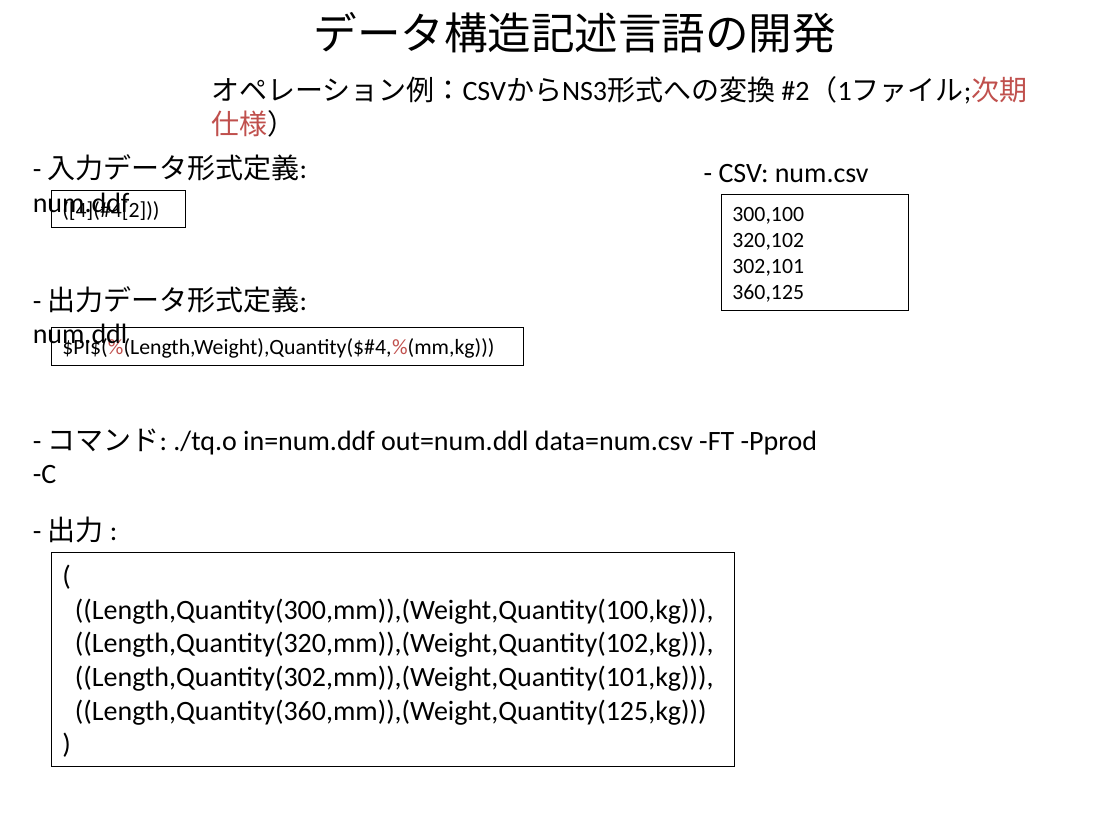
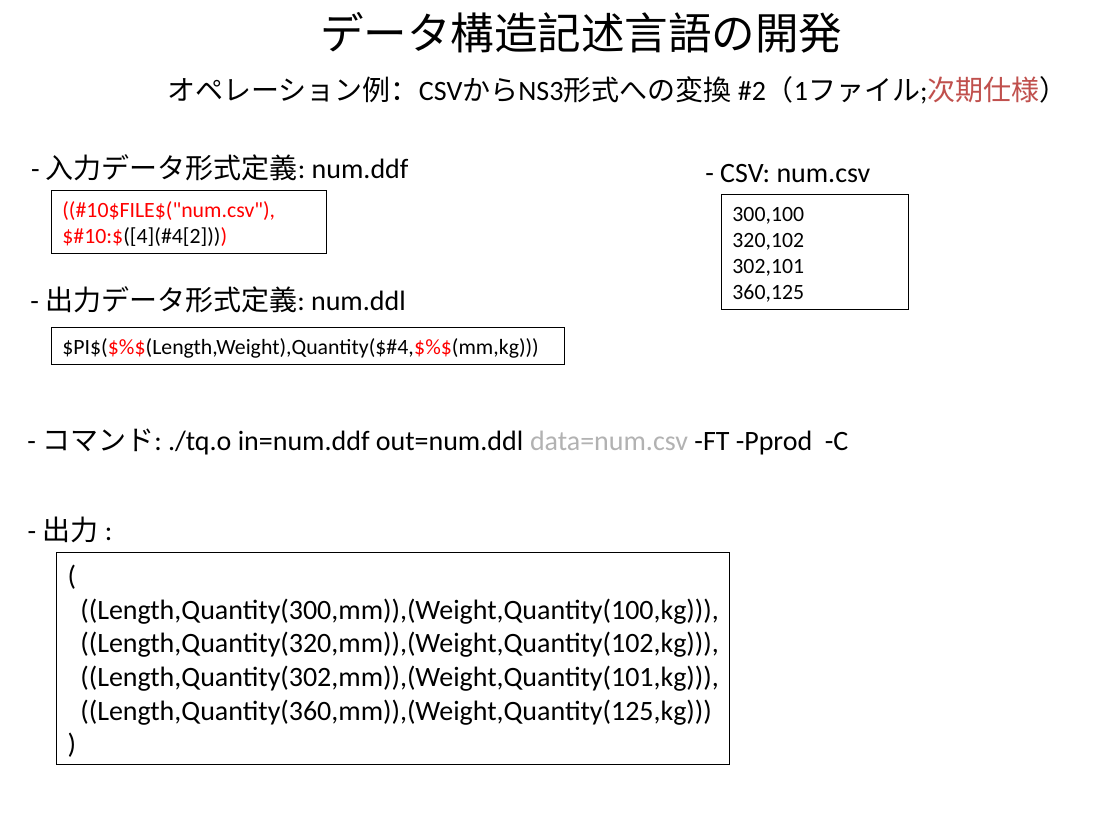
Before and after one commit to kouamano/RECURSIVE-SYSTEM, a slide deck: slide 7 of Document/tq_op_example.pptx. Drawn at 1120x840 pixels with LibreOffice and Linux fonts; fonts in the diff are those of the drawing. Boxes give left, top, right and bottom in pixels: in the first picture for what was removed or moved away, otherwise in the second. Text is boxed around its words. In the diff, an @@ line names an element or a change of style, - is before the commit and + after.

```diff
--- a/Document/tq_op_example.pptx
+++ b/Document/tq_op_example.pptx
@@ text "データ構造記述言語の開発" moved from (x1=314, y1=12, x2=836, y2=53) to (x1=320, y1=12, x2=842, y2=53) @@
@@ text "オペレーション例：CSVからNS3形式への変換 #2（1ファイル;次期仕様）" rewrapped from (x1=211, y1=76, x2=1027, y2=137) to (x1=168, y1=76, x2=1068, y2=104) @@
@@ text "- 入力データ形式定義: num.ddf" rewrapped from (x1=33, y1=154, x2=307, y2=218) to (x1=46, y1=154, x2=409, y2=181) @@
@@ rectangle "((#10$FILE$("num.csv")," resized from (x1=52, y1=190, x2=186, y2=228) to (x1=52, y1=190, x2=326, y2=253) @@
@@ text in rectangle at (x1=62, y1=201, x2=275, y2=246): text changed; text colour #000000 to #FF0000 @@
-([4](#4[2]))
+((#10$FILE$("num.csv"),
+$#10:$([4](#4[2])))
@@ text "- 出力データ形式定義: num.ddl" rewrapped from (x1=33, y1=286, x2=307, y2=350) to (x1=45, y1=286, x2=406, y2=313) @@
@@ rectangle "$PI$($%$(Length,Weight),Quantity($#4,$%$(mm,kg)))" resized from (x1=52, y1=327, x2=524, y2=365) to (x1=52, y1=327, x2=564, y2=364) @@
@@ text in rectangle at (x1=62, y1=338, x2=538, y2=358): text changed @@
-$PI$(%(Length,Weight),Quantity($#4,%(mm,kg)))
+$PI$($%$(Length,Weight),Quantity($#4,$%$(mm,kg)))
@@ text "- コマンド: ./tq.o in=num.ddf out=num.ddl ..." at (x1=42, y1=428, x2=848, y2=455): text colour #000000 to #B2B2B2 in "data=num.csv" @@
@@ text "- 出力 :" moved from (x1=48, y1=516, x2=104, y2=543) to (x1=43, y1=516, x2=99, y2=543) @@
@@ rectangle "(" resized from (x1=52, y1=552, x2=735, y2=767) to (x1=57, y1=552, x2=730, y2=765) @@
```
Also in this commit, not shown: 7 other slides changed.
